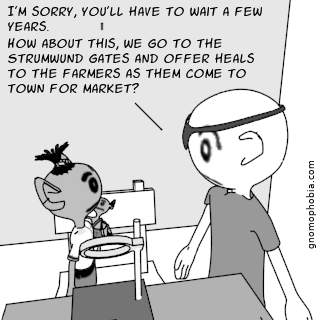
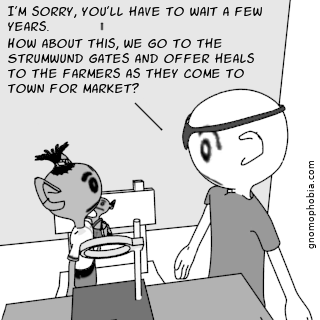
Layered file, before and after one edit (320x320). Changes by layer:
painted on "How about this, we go to the S..." over (x1=172, y1=69, x2=246, y2=78)
